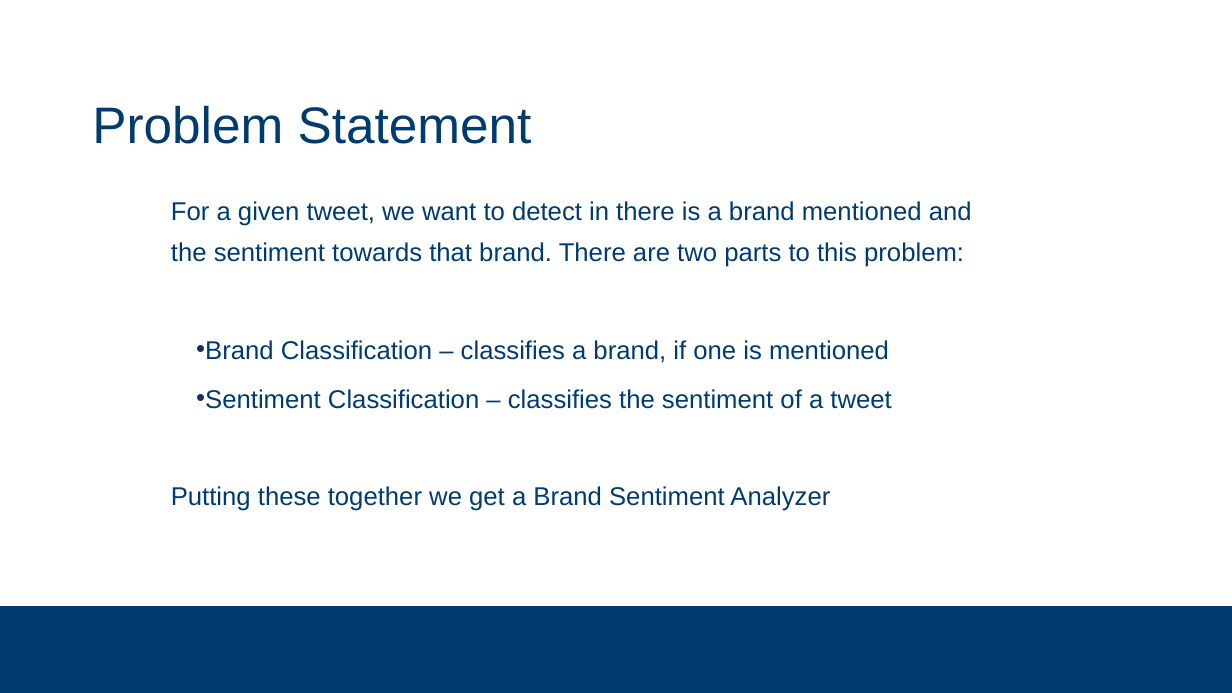
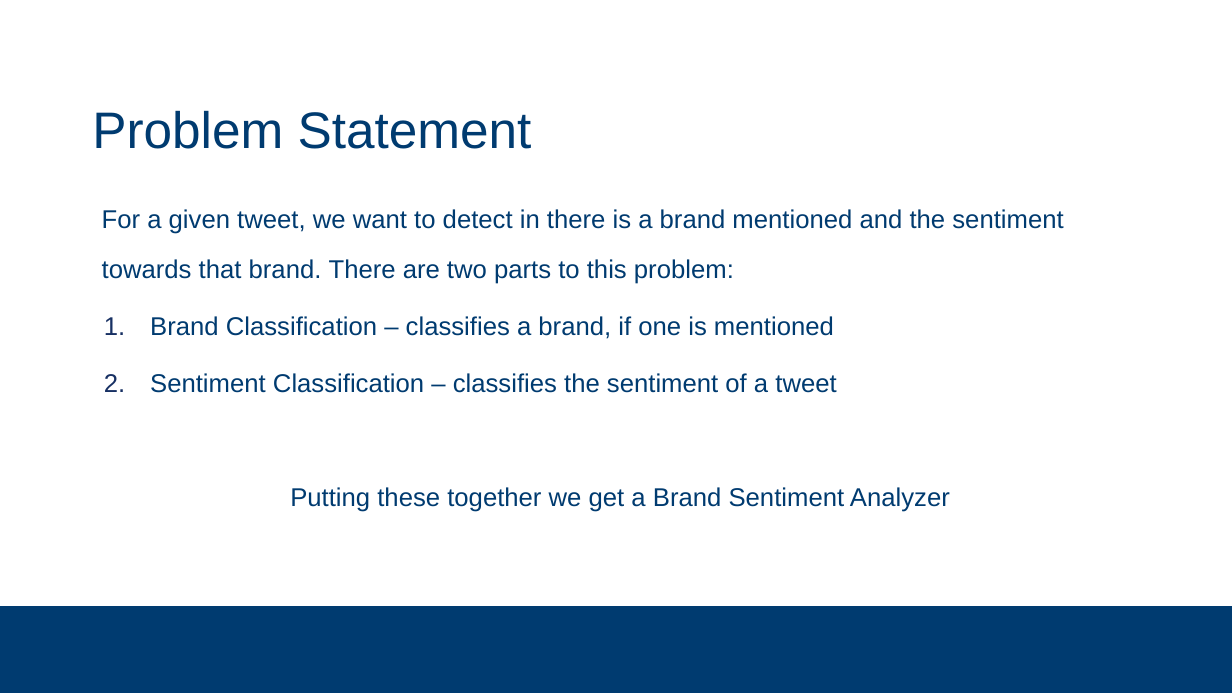
Before and after one commit to subsystem3/project, a slide deck: slide 7 of Final-Project-Team-2.pptx (slide 3 before the commit). Drawn at 1232x693 pixels with LibreOffice and Linux fonts; fonts in the diff are those of the drawing; background and template pictures are left out. Boxes give left, top, right and bottom in pixels: in the first picture for what was removed or moved away, otherwise in the second. Text is boxed around its words. In the diff, an @@ line names an element or a change of style, - is before the commit and + after.

```diff
--- a/Final-Project-Team-2.pptx
+++ b/Final-Project-Team-2.pptx
@@ title "Problem Statement" at [92,110,532,149]: line spacing 42pt to 1.05 @@
@@ text "For a given tweet, we ...": place and size @@
-text "For a given tweet, we ..." at [171,201,972,511]
+text "For a given tweet, we ..." at [102,209,1063,512]
@@ text "For a given tweet, we ..." at [102,209,1063,512]: line spacing 32pt to 1.6; less space between paragraphs; bullet • to 1.; alignment left to centre @@
```
Also in this commit, not shown: 14 other slides changed, 12 slides added, 6 slides removed.
